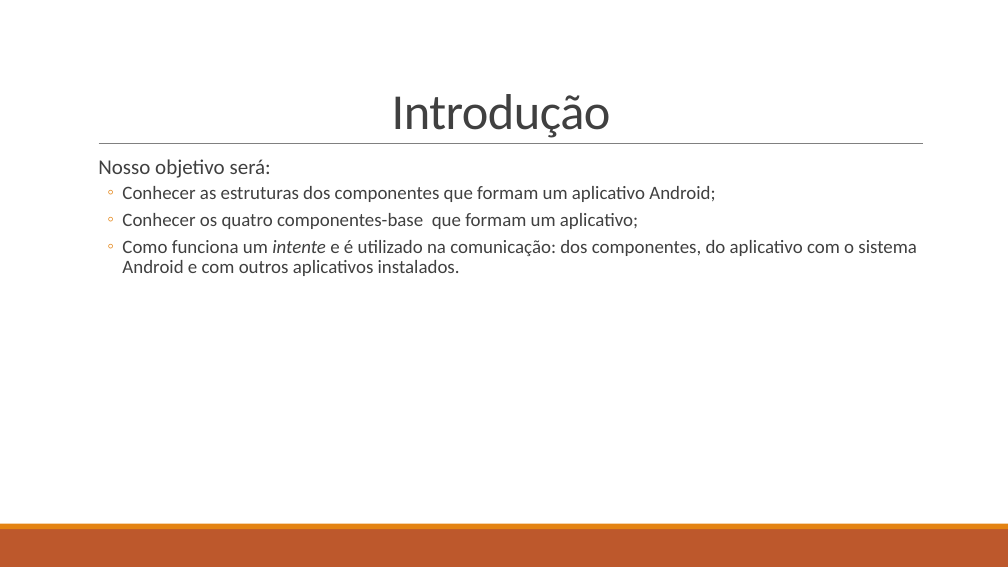
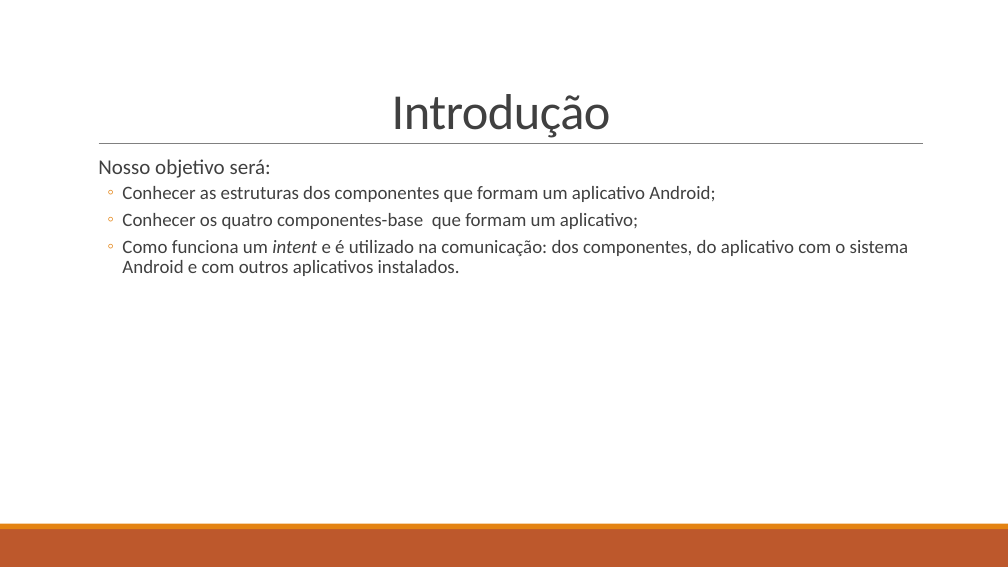
Before and after one commit to LucasHerculanoAmaro/Minhas-Aulas, a slide deck: slide 2 of Eugenio Mariz de Oliveira Netto/Programação de Aplicativos Mobile II/Aula 10/Componentes dos aplicativos Android.pptx. Drawn at 1008x567 pixels with LibreOffice and Linux fonts; fonts in the diff are those of the drawing. Boxes give left, top, right and bottom in pixels: in the first picture for what was removed or moved away, otherwise in the second. Text is boxed around its words. In the diff, an @@ line names an element or a change of style, - is before the commit and + after.

Commit message:
Trabalhando no projeto e na aula 10 de aplicativo mobile

```diff
--- a/Eugenio Mariz de Oliveira Netto/Programação de Aplicativos Mobile II/Aula 10/Componentes dos aplicativos Android.pptx
+++ b/Eugenio Mariz de Oliveira Netto/Programação de Aplicativos Mobile II/Aula 10/Componentes dos aplicativos Android.pptx
@@ text at (122, 240, 909, 276): text changed @@
-  ◦ Como funciona um intente e é utilizado na comunicação: dos componentes, do aplicativo com o sistema Android e com outros aplicativos instalados.
+  ◦ Como funciona um intent e é utilizado na comunicação: dos componentes, do aplicativo com o sistema Android e com outros aplicativos instalados.
```
Also in this commit, not shown: 2 other slides changed, 3 other files.
